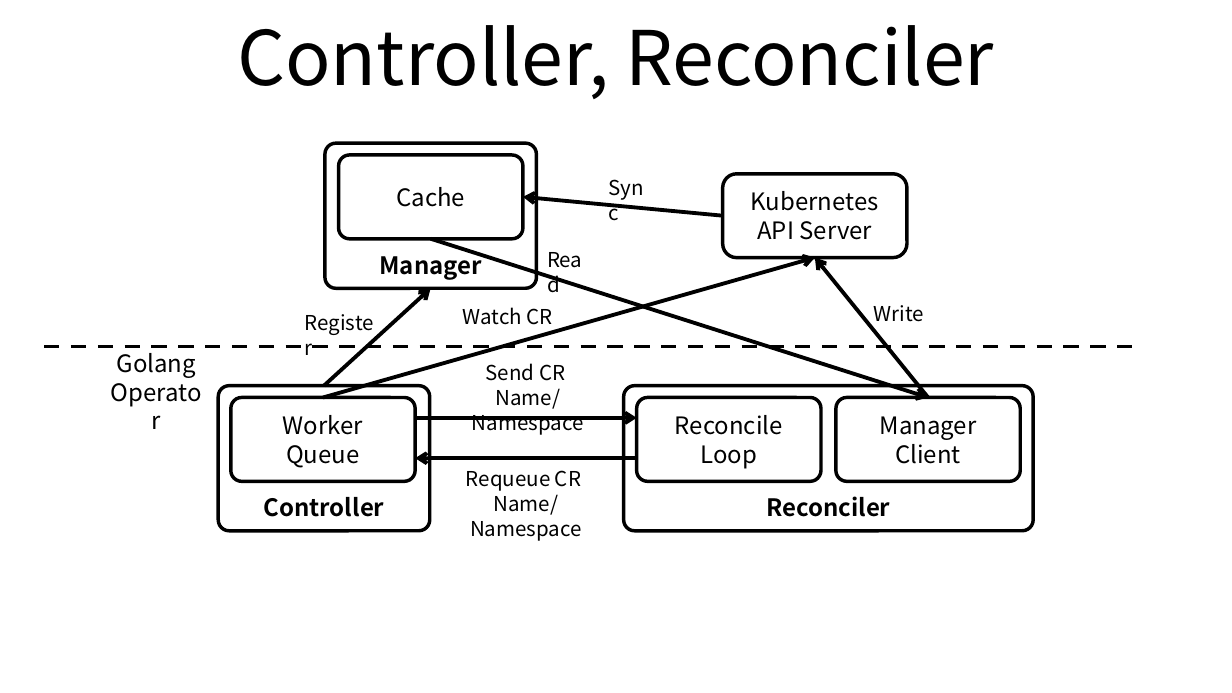
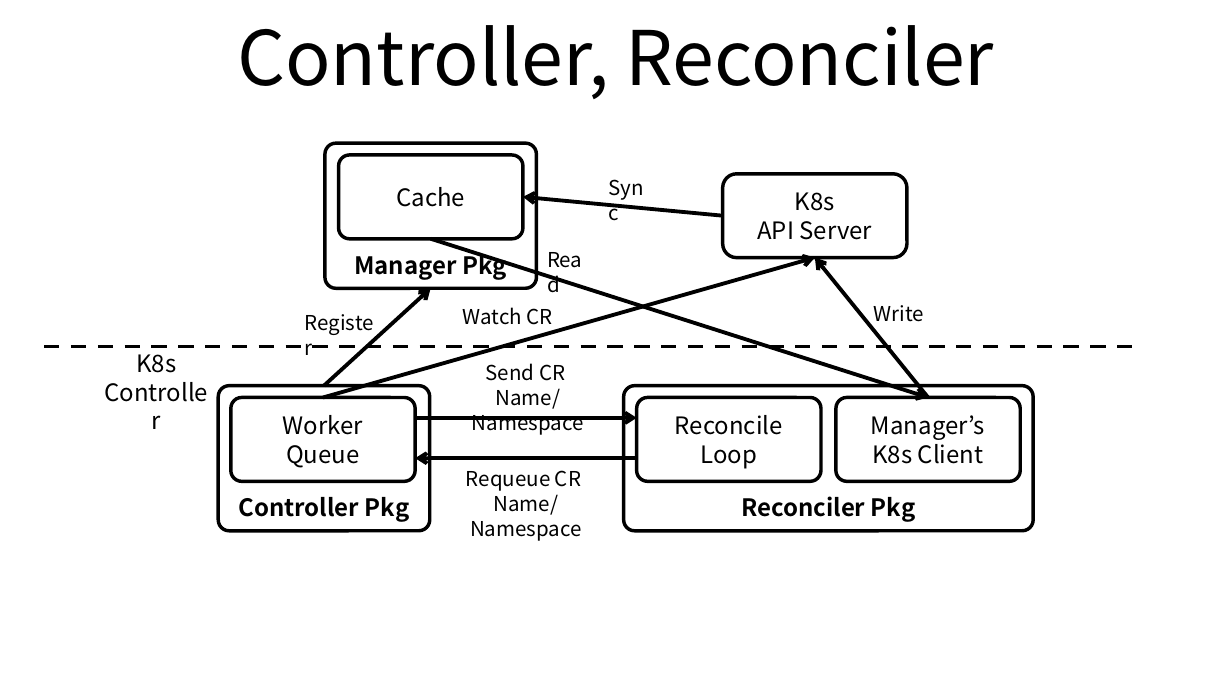
Before and after one commit to ssup2/blog-old, a slide deck: slide 3 of images/programming/Kubernetes_Operator_SDK_Golang/Kubernetes_Operator_SDK_Golang.pptx (slide 1 before the commit). Drawn at 1232x693 pixels with LibreOffice and Linux fonts; fonts in the diff are those of the drawing. Boxes give left, top, right and bottom in pixels: in the first picture for what was removed or moved away, otherwise in the second. Text is boxed around its words. In the diff, an @@ line names an element or a change of style, - is before the commit and + after.

```diff
--- a/images/programming/Kubernetes_Operator_SDK_Golang/Kubernetes_Operator_SDK_Golang.pptx
+++ b/images/programming/Kubernetes_Operator_SDK_Golang/Kubernetes_Operator_SDK_Golang.pptx
@@ text in rounded rectangle at (795,192,835,211): text changed @@
-Kubernetes
+K8s
@@ text in rounded rectangle at (354,249,507,280): text changed @@
-Manager
+Manager Pkg
@@ text at (136,347,176,373): text changed @@
-Golang
-Operator
+K8s
+Controller
@@ text in rounded rectangle at (871,415,985,464): text changed @@
-Manager
-Client
+Manager’s
+K8s Client
@@ text in rounded rectangle at (238,497,409,522): text changed @@
-Controller
+Controller Pkg
@@ text in rounded rectangle at (741,496,915,522): text changed @@
-Reconciler
+Reconciler Pkg
```
Also in this commit, not shown: 1 slide added, 3 other files.
